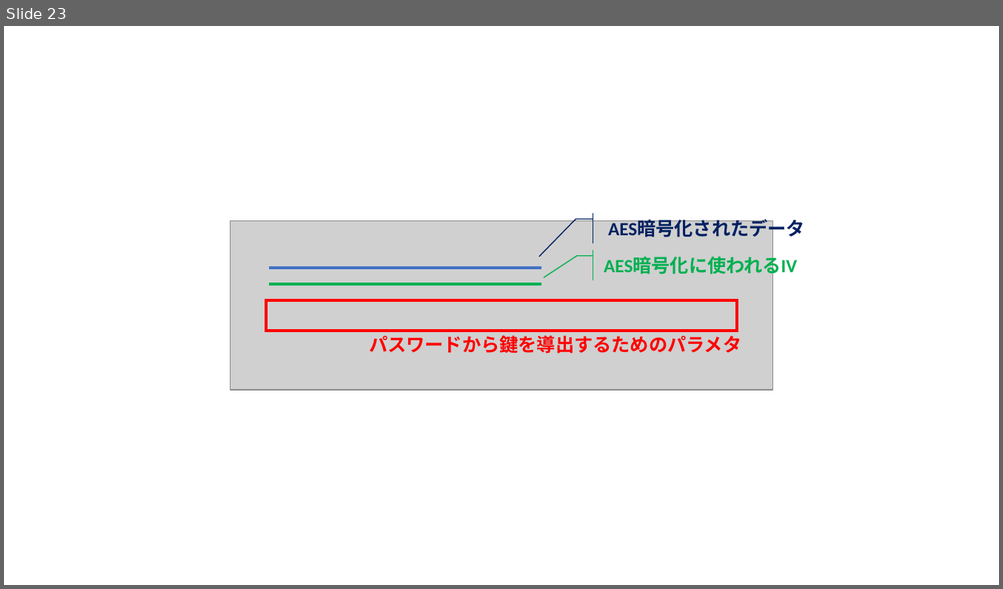
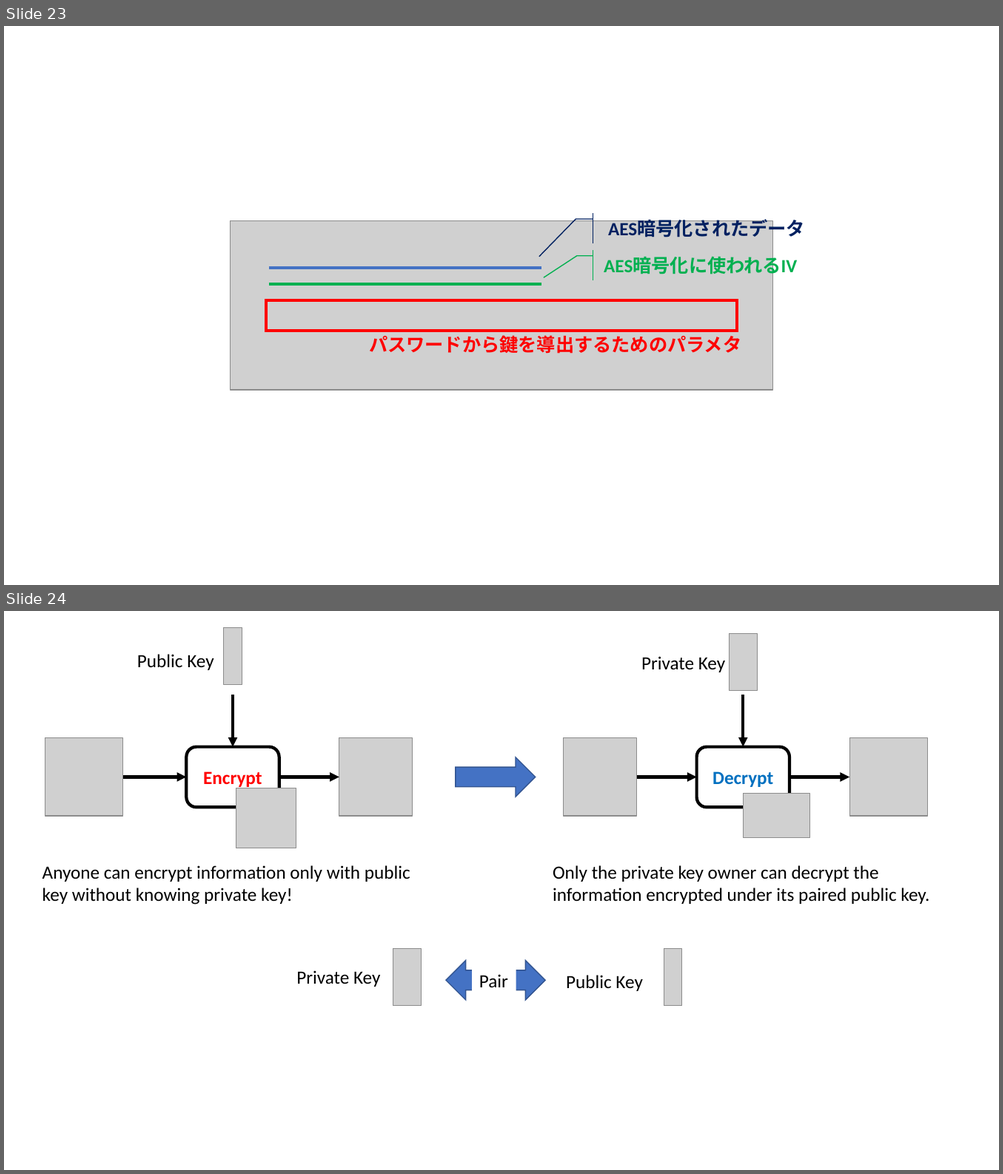
Before and after one commit to junkurihara/class-e2e_security_js, a slide deck: images.pptx. Shown one above the other, each under a label of ours: slide 23 before the commit, slides 23 and 24 after it. The pictures are 1003x589 and 1003x1174 pixels, drawn with LibreOffice and Linux fonts; fonts in the diff are those of the drawing; grey boxes stand for pictures. Boxes give left, top, right and bottom in pixels: in the first picture for what was removed or moved away, otherwise in the second. Text is boxed around its words. In the diff, an @@ line names an element or a change of style, - is before the commit and + after.

```diff
--- a/images.pptx
+++ b/images.pptx
@@ slide 24 added at bbox=[4, 611, 999, 1170], background #FFFFFF @@
@@ picture added at bbox=[224, 628, 242, 685] @@
@@ text added at bbox=[137, 654, 213, 670], 18 pt, text #000000 @@
+Public Key
@@ picture added at bbox=[728, 633, 757, 690] @@
@@ text added at bbox=[641, 656, 725, 672], 18 pt, text #000000 @@
+Private Key
@@ arrow added from (233, 695) to (233, 747), #000000 3 pt @@
@@ arrow added from (743, 695) to (743, 747), #000000 3 pt @@
@@ picture added at bbox=[45, 738, 122, 816] @@
@@ picture added at bbox=[339, 738, 412, 816] @@
@@ picture added at bbox=[563, 738, 637, 816] @@
@@ picture added at bbox=[849, 738, 927, 816] @@
@@ rounded rectangle added at bbox=[186, 747, 279, 807], fill #FFFFFF, outline #000000 3 pt, 18 pt, text #FF0000, bold @@
+Encrypt
@@ right arrow added at bbox=[455, 758, 535, 797], fill #4472C4, outline #325491 1 pt @@
@@ rounded rectangle added at bbox=[697, 747, 789, 807], fill #FFFFFF, outline #000000 3 pt, 18 pt, text #0070C0, bold @@
+Decrypt
@@ arrow added from (122, 777) to (186, 777), #000000 3 pt @@
@@ arrow added from (279, 777) to (339, 777), #000000 3 pt @@
@@ arrow added from (637, 777) to (697, 777), #000000 3 pt @@
@@ arrow added from (790, 777) to (849, 777), #000000 3 pt @@
@@ picture added at bbox=[236, 789, 296, 849] @@
@@ picture added at bbox=[743, 793, 809, 838] @@
@@ text added at bbox=[42, 866, 410, 905], 18 pt, text #000000 @@
+Anyone can encrypt information only with public key without knowing private key!
@@ text added at bbox=[552, 866, 929, 904], 18 pt, text #000000 @@
+Only the private key owner can decrypt the information encrypted under its paired public key.
@@ picture added at bbox=[392, 949, 421, 1005] @@
@@ up down arrow added at bbox=[446, 961, 545, 1000], fill #4472C4, outline #325491 1 pt @@
@@ picture added at bbox=[664, 949, 683, 1005] @@
@@ text added at bbox=[296, 971, 380, 987], 18 pt, text #000000 @@
+Private Key
@@ text added at bbox=[479, 974, 508, 988], 18 pt, text #000000 @@
+Pair
@@ text added at bbox=[566, 975, 642, 991], 18 pt, text #000000 @@
+Public Key
```
Also in this commit, not shown: 2 other slides added, 3 other files.
